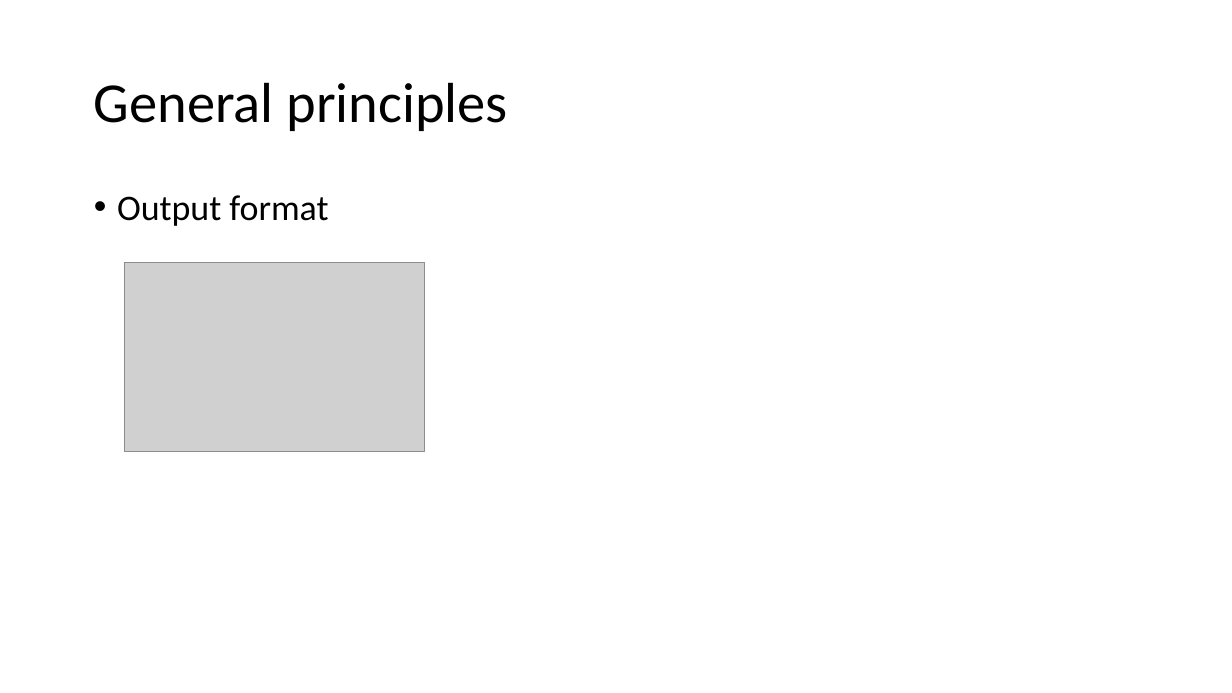
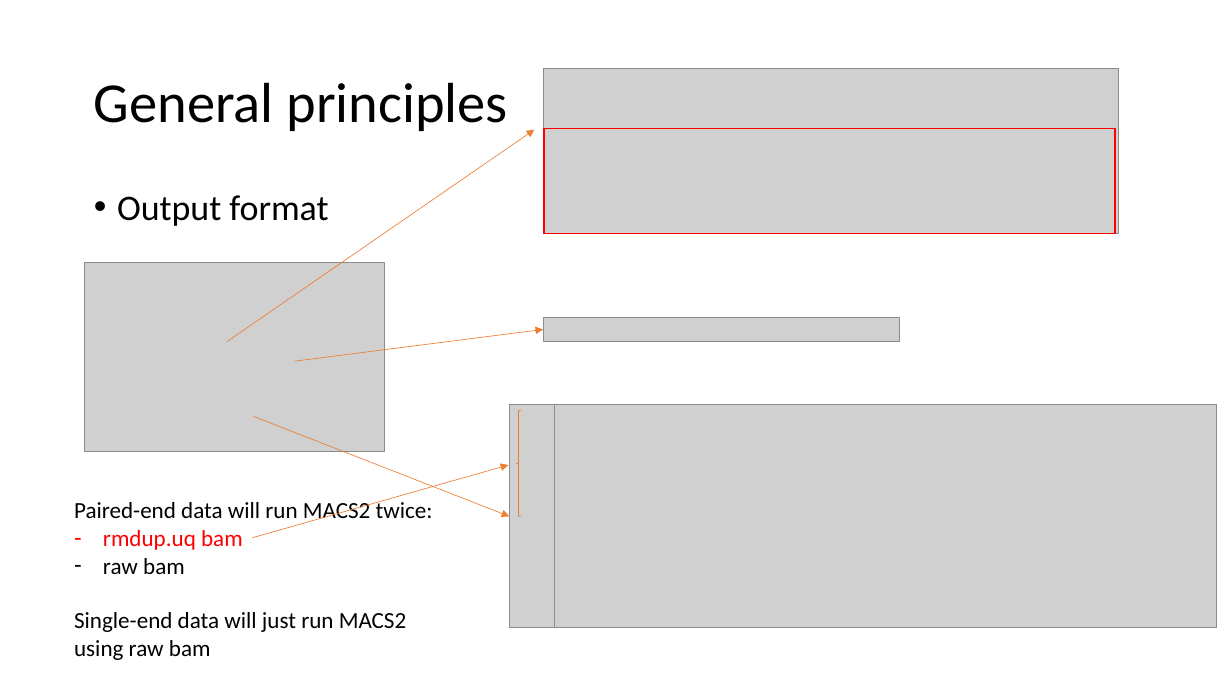
Before and after one commit to YichaoOU/HemTools, a slide deck: slide 13 of HemTools Tutorial.pptx. Drawn at 1232x693 pixels with LibreOffice and Linux fonts; fonts in the diff are those of the drawing; grey boxes stand for pictures. Boxes give left, top, right and bottom in pixels: in the first picture for what was removed or moved away, otherwise in the second. Text is boxed around its words. In the diff, an @@ line names an element or a change of style, - is before the commit and + after.

```diff
--- a/HemTools Tutorial.pptx
+++ b/HemTools Tutorial.pptx
@@ picture added at bbox=[543, 68, 1119, 233] @@
@@ arrow added from (227, 342) to (534, 129), #ED7D31 0.5 pt @@
@@ rectangle added at bbox=[544, 128, 1116, 233], outline #FF0000 1 pt @@
@@ picture: place and size @@
-picture at bbox=[125, 262, 424, 452]
+picture at bbox=[85, 262, 384, 452]
@@ picture added at bbox=[543, 318, 899, 342] @@
@@ arrow added from (295, 361) to (543, 330), #ED7D31 0.5 pt @@
@@ arrow added from (253, 417) to (509, 517), #ED7D31 0.5 pt @@
@@ picture added at bbox=[509, 405, 555, 628] @@
@@ left brace added at bbox=[517, 410, 521, 517], outline #ED7D31 0.5 pt @@
@@ picture added at bbox=[555, 405, 1217, 628] @@
@@ arrow added from (252, 538) to (508, 465), #ED7D31 0.5 pt @@
@@ text added at bbox=[74, 499, 433, 574], 18 pt, text #000000 @@
+Paired-end data will run MACS2 twice:
+– rmdup.uq bam
+– raw bam
@@ text added at bbox=[74, 612, 406, 660], 18 pt, text #000000 @@
+Single-end data will just run MACS2 using raw bam
```
Also in this commit, not shown: 2 other slides changed, 1 slide added, 8 other files.
